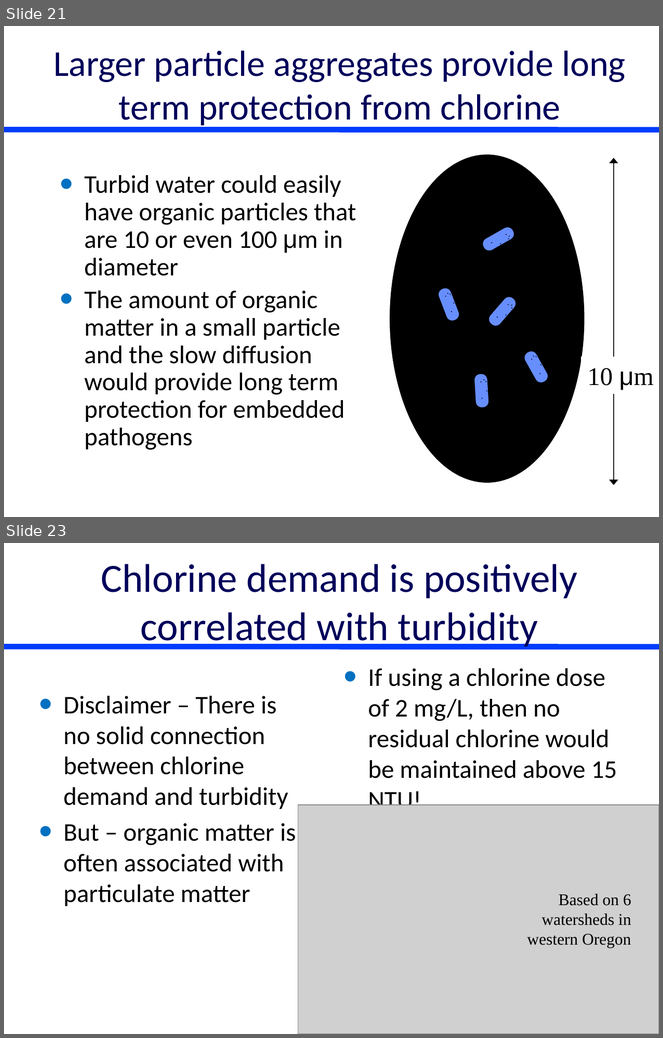
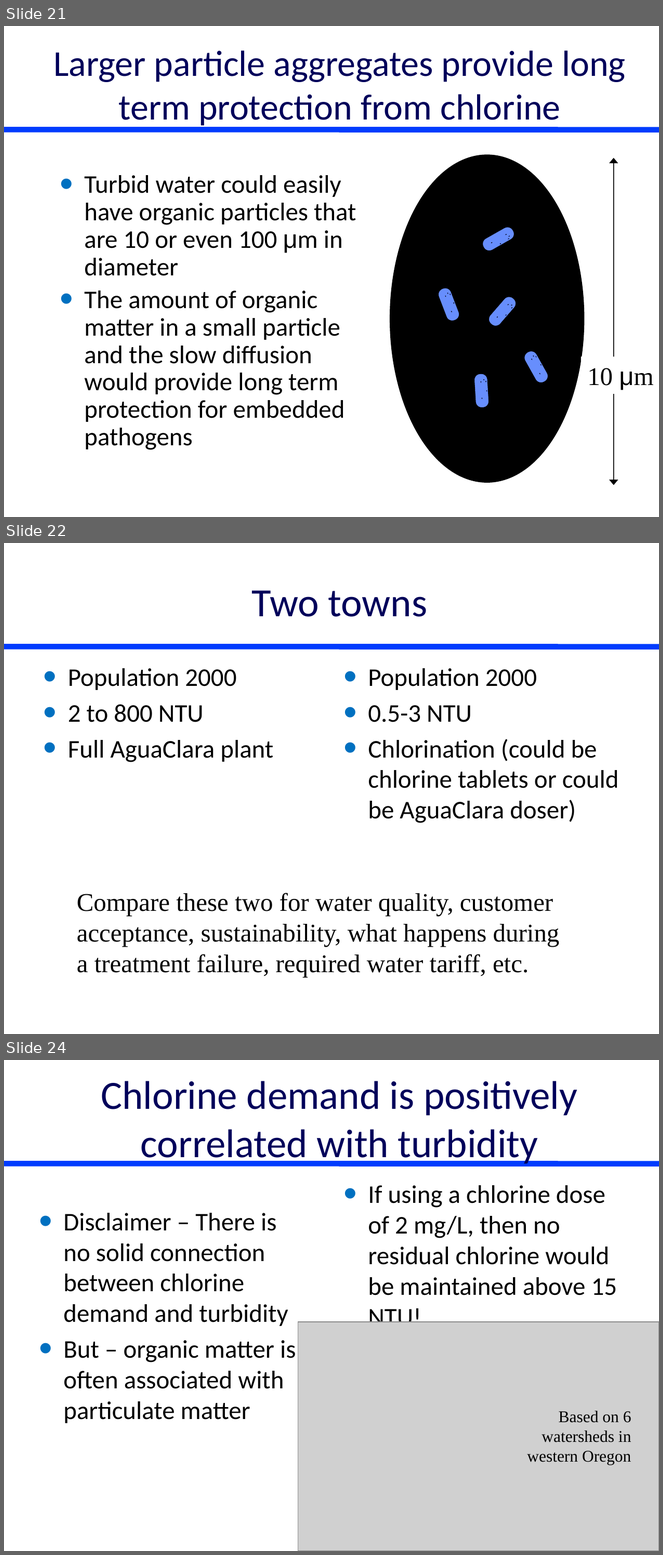
Before and after one commit to AguaClara/SWOT, a slide deck: Lectures/In Class/Disinfection.pptx. Shown one above the other, each under a label of ours: slides 21 and 23 before the commit, slides 21, 22 and 24 after it; the slides between them are not shown. The pictures are 663x1038 and 663x1555 pixels, drawn with LibreOffice and Linux fonts; fonts in the diff are those of the drawing; grey boxes stand for pictures. Boxes give left, top, right and bottom in pixels: in the first picture for what was removed or moved away, otherwise in the second. Text is boxed around its words. In the diff, an @@ line names an element or a change of style, - is before the commit and + after.

```diff
--- a/Lectures/In Class/Disinfection.pptx
+++ b/Lectures/In Class/Disinfection.pptx
@@ slide 22 added at (x1=4, y1=543, x2=659, y2=1034), background #FFFFFF; not listed: 1 template element that a slide beside it also shows @@
@@ title added at (x1=252, y1=590, x2=427, y2=617), 44 pt, text #00005A @@
+Two towns
@@ text added at (x1=68, y1=668, x2=273, y2=762), 28 pt, text #000000 @@
+• Population 2000
+• 2 to 800 NTU
+• Full AguaClara plant
@@ text added at (x1=368, y1=668, x2=619, y2=823), 28 pt, text #000000 @@
+• Population 2000
+• 0.5-3 NTU
+• Chlorination (could be chlorine tablets or could be AguaClara doser)
@@ text added at (x1=77, y1=893, x2=560, y2=978), 28 pt, text #000000 @@
+Compare these two for water quality, customer acceptance, sustainability, what happens during a treatment failure, required water tariff, etc.
@@ what was slide 23 is now slide 24 @@
```
Also in this commit, not shown: 3 slides changed.
